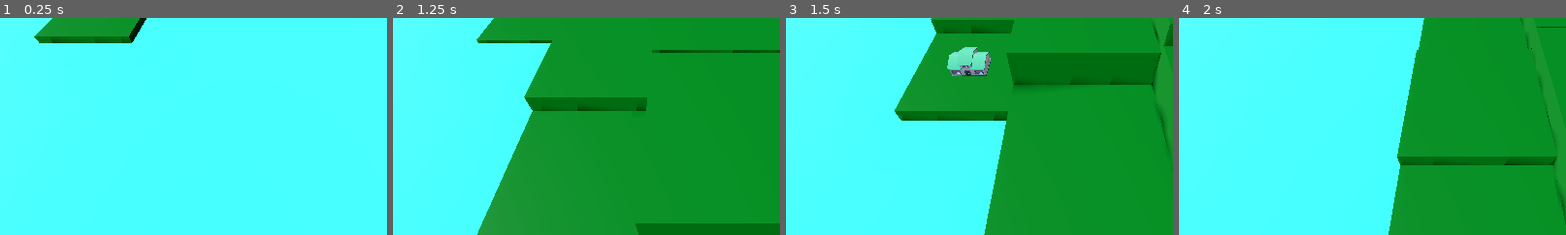
Above: before the commit, frames 1-4 (left to right).
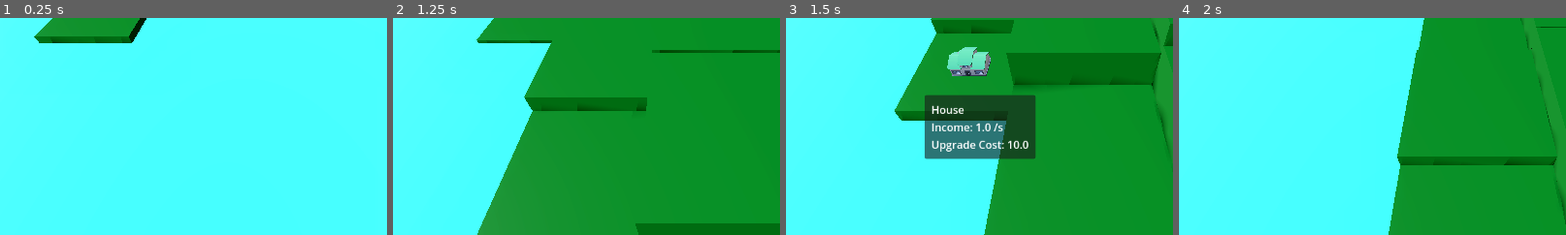
Above: after the commit, the same moments.

Repository: SnappyTheKing/Science-City-builder
Game: Godot game, scene res://Scenes/Game.tscn
Two runs of this game, one before a commit and one after it. Both use one fixed random seed, a clock stepped at 60 frames per second and the inputs below.
Inputs (mouse positions are % of the whole screen's width and height, from its top left):
- Up to frame 1 (0.25 s): no input
- Up to frame 2 (1.25 s): tap Enter at 0.5 s; move the mouse to (72, 45) at 0.52 s; hold D (right) from 0.53 s (still down); click (72, 45) at 0.67 s
- Up to frame 3 (1.5 s): move the mouse to (30, 55) at 1.27 s; release D (right) at 1.28 s; hold S (backwards) from 1.28 s (still down); click (30, 55) at 1.42 s
- Up to frame 4 (2 s): keep holding S (backwards)
The pictures show only the part of the screen within x 13-63%, y 39-89%; the shares and areas given below are measured in that part.

Frames 1-2 are identical in both runs. In frame 3, 8.5% of the frame differs, in the area x 35-65%, y 35-66%; in frame 4, nothing differs.

Commit message:
Made Tooltip good, made Question Screen

Diff:
--- a/science-game/Scenes/Buildings/Apartment3.tres
+++ b/science-game/Scenes/Buildings/Apartment3.tres
@@ -7,7 +7,7 @@
 [resource]
 script = ExtResource("1_b7rh0")
 income = 500.0
-name = "Tier 1 Apartment"
+name = "Tier 3 Apartment"
 model = Array[PackedScene]([ExtResource("1_1t44v")])
 upgrade_cost = -1
 metadata/_custom_type_script = "uid://c8aqncx3dgon"
--- a/science-game/Scenes/Game.tscn
+++ b/science-game/Scenes/Game.tscn
@@ -56,9 +56,6 @@
 offset_bottom = -0.15200806
 script = ExtResource("3_j5yw3")
 
-[node name="Tooltip" parent="." instance=ExtResource("4_kldst")]
-visible = false
-
 [node name="Water" type="StaticBody3D" parent="."]
 
 [node name="MeshInstance3D" type="MeshInstance3D" parent="Water"]
@@ -68,3 +65,6 @@
 
 [node name="CollisionShape3D" type="CollisionShape3D" parent="Water"]
 shape = SubResource("HeightMapShape3D_kldst")
+
+[node name="Tooltip" parent="." instance=ExtResource("4_kldst")]
+visible = false
--- a/science-game/Scripts/Resources/apartment_class.gd
+++ b/science-game/Scripts/Resources/apartment_class.gd
@@ -14,3 +14,9 @@
 
 func timer_elapsed():
 	Global.money += income * parent.moneyMult
+
+func get_tooltip_text() -> String:
+	var s := name
+	s += "\nIncome: " + str(income * parent.moneyMult) + " / " + str(interval) + "s"
+	s += "\nUpgrade Cost: " + str(upgrade_cost * parent.costMult)
+	return s
--- a/science-game/Scripts/Resources/factory_class.gd
+++ b/science-game/Scripts/Resources/factory_class.gd
@@ -5,3 +5,9 @@
 
 func run():
 	pass
+
+func get_tooltip_text() -> String:
+	var s := name
+	s += "\nExtra Time: " + str(extra_time)
+	s += "\nUpgrade Cost: " + str(upgrade_cost * parent.costMult)
+	return s
--- a/science-game/Scripts/Resources/house_class.gd
+++ b/science-game/Scripts/Resources/house_class.gd
@@ -17,6 +17,6 @@
 
 func get_tooltip_text() -> String:
 	var s := name
-	s += "\nIncome: " + str(income * parent.moneyMult)
+	s += "\nIncome: " + str(income * parent.moneyMult) + " /s"
 	s += "\nUpgrade Cost: " + str(upgrade_cost * parent.costMult)
 	return s
--- a/science-game/Scripts/Resources/park_class.gd
+++ b/science-game/Scripts/Resources/park_class.gd
@@ -5,3 +5,9 @@
 
 func run():
 	pass
+
+func get_tooltip_text() -> String:
+	var s := name
+	s += "\nDiscount: " + str(discount) + "%"
+	s += "\nUpgrade Cost: " + str(upgrade_cost * parent.costMult)
+	return s
--- a/science-game/Scripts/Resources/store_class.gd
+++ b/science-game/Scripts/Resources/store_class.gd
@@ -5,3 +5,9 @@
 
 func run():
 	pass
+
+func get_tooltip_text() -> String:
+	var s := name
+	s += "\nMoney Boost: " + str(productivity) + "%"
+	s += "\nUpgrade Cost: " + str(upgrade_cost * parent.costMult)
+	return s
--- a/science-game/Scripts/building.gd
+++ b/science-game/Scripts/building.gd
@@ -9,7 +9,8 @@
 # Called when the node enters the scene tree for the first time.
 func _ready() -> void:
 	update()
-	count_stats()
+	Global.count_all_stats()
+	Global.enable_tooltip(self)
 
 # Called every frame. 'delta' is the elapsed time since the previous frame.
 func _process(_delta: float) -> void:
@@ -32,11 +33,12 @@
 	Global.money -= building.upgrade_cost * costMult
 
 	var temp_parent = building.parent
-	building = building.upgrades[randi_range(0, len(building.upgrades)-1)]
+	building = building.upgrades[randi_range(0, len(building.upgrades)-1)].duplicate_deep()
 	building.parent = temp_parent
 
 	update()
 	Global.count_all_stats()
+	Global.enable_tooltip(self)
 
 func count_stats():
 	moneyMult = 1
@@ -47,6 +49,6 @@
 
 	for b in Global.get_tiles(Vector2(get_parent().get_parent().position.x, get_parent().get_parent().position.z)):
 		if b.building is Store:
-			moneyMult += b.building.productivity/100
+			moneyMult *= 1 + b.building.productivity/100
 		if b.building is Park and building.upgrade_cost > 0:
 			costMult *= 1 - (b.building.discount/100)
--- a/science-game/Scripts/tile.gd
+++ b/science-game/Scripts/tile.gd
@@ -20,7 +20,7 @@
 
 	building = building_scene.instantiate()
 
-	building.building = load("res://Scenes/Buildings/house.tres")
+	building.building = load("res://Scenes/Buildings/house.tres").duplicate(true)
 	building.building.parent = building
 	$Structure.add_child(building)
 
Not shown: 1 places in science-game/Scenes/Game.tscn that only renumber resources
Not shown: 1 places in science-game/Scenes/tooltip.tscn that only renumber resources
